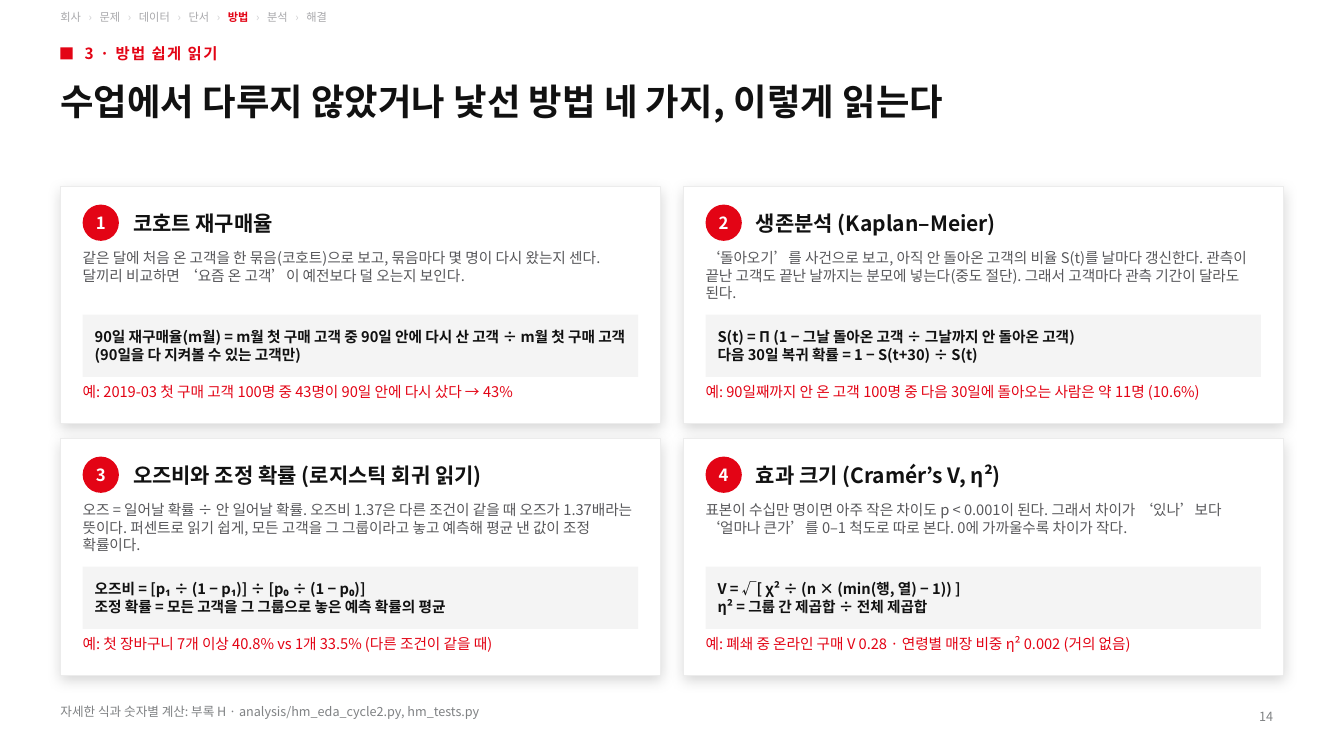
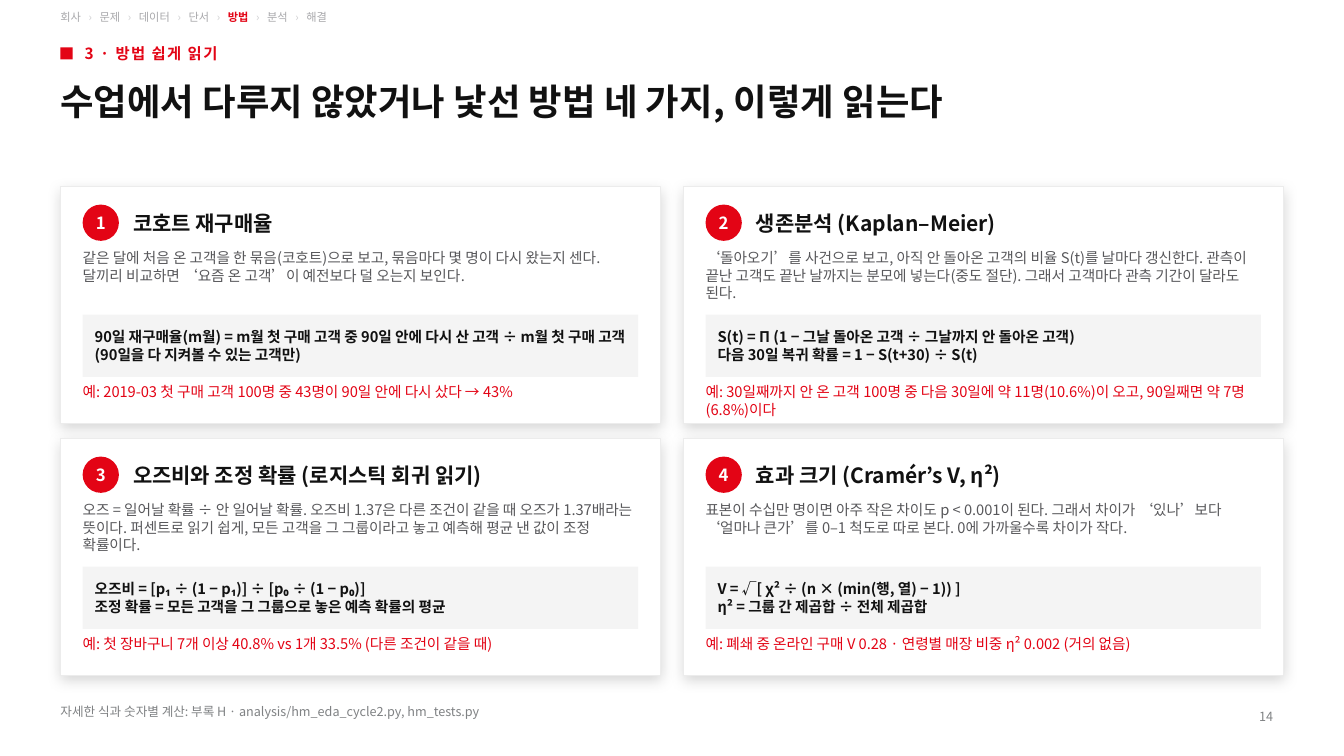
Before and after one commit to underthesun7213/social-data, a slide deck: slide 14 of presentation/hm_retention_deck_ko.pptx. Drawn at 1344x756 pixels with LibreOffice and Linux fonts; fonts in the diff are those of the drawing. Boxes give left, top, right and bottom in pixels: in the first picture for what was removed or moved away, otherwise in the second. Text is boxed around its words. In the diff, an @@ line names an element or a change of style, - is before the commit and + after.

```diff
--- a/presentation/hm_retention_deck_ko.pptx
+++ b/presentation/hm_retention_deck_ko.pptx
@@ text at (x1=706, y1=385, x2=1245, y2=418): text changed @@
-예: 90일째까지 안 온 고객 100명 중 다음 30일에 돌아오는 사람은 약 11명 (10.6%)
+예: 30일째까지 안 온 고객 100명 중 다음 30일에 약 11명(10.6%)이 오고, 90일째면 약 7명(6.8%)이다
```
Also in this commit, not shown: 2 other slides changed, 15 other files.
